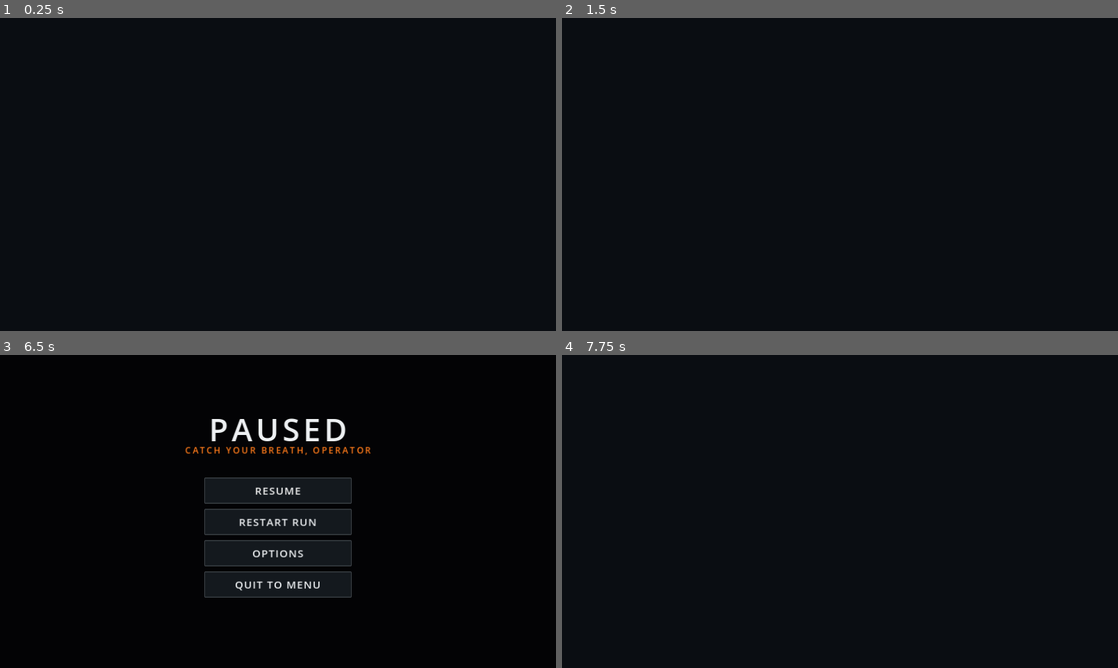
Above: before the commit, frames 1-4 (two rows, left to right).
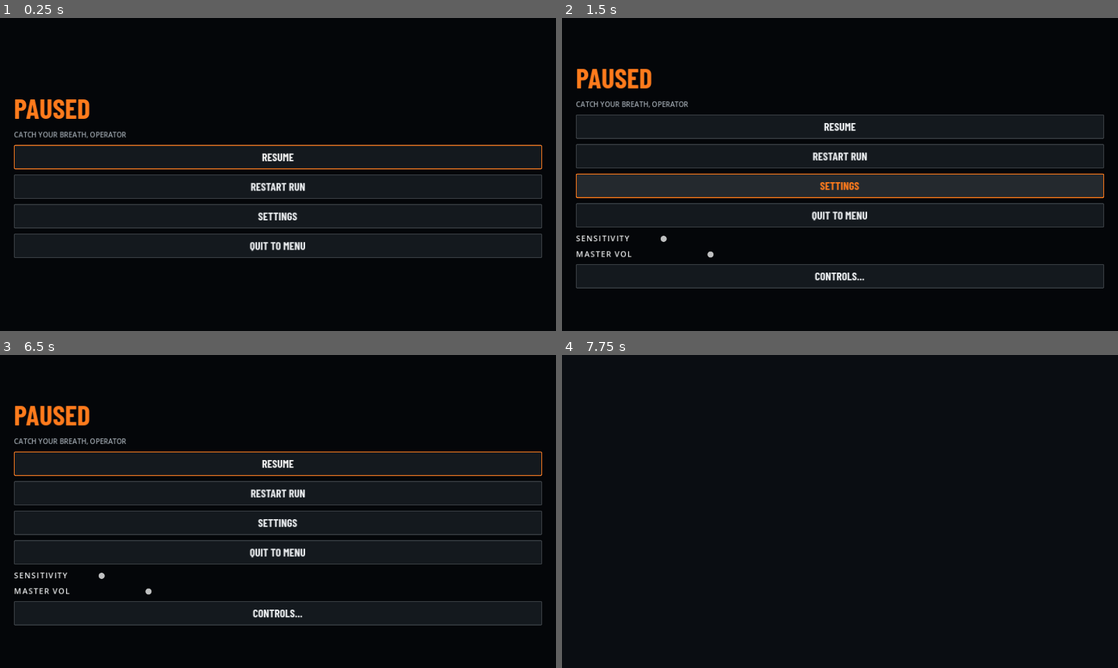
Above: after the commit, the same moments.

Repository: vatherty/FORGEFALL
Game: Godot game, scene res://scenes/ui/pause_menu.tscn
The game is run twice, just before and just after one commit, with the same random seed, the same clock (stepped at 60 frames per second) and the same inputs. This scene is started directly instead of the project's main scene.
Inputs (mouse positions are in pixels of both pictures, inside the frame that each line leads up to):
- Up to frame 1 (0.25 s): no input
- Up to frame 2 (1.5 s): click (840, 155) at 0.5 s, where only the run after the commit has a clickable "RESUME"; click (840, 215) at 1.25 s, where only the run after the commit has a clickable "SETTINGS"
- Up to frame 3 (6.5 s): click (278, 464) at 2 s, where only the run after the commit has a clickable "RESUME"; tap Enter (ui_accept) every 0.75 s from 2.75 to 5.75 s; move the mouse to (400, 495) at 2.77 s; hold D (move_right) 2.78-3.5 s; hold Right mouse button (ads) 2.78-3.5 s; click (400, 495) at 2.92 s; tap Space (jump) at 3.02, 6.02 s; drag from (166, 527) to (250, 574) at 3.52 s; move the mouse to (333, 442) at 4.27 s; press the mouse at (333, 442) at 4.28 s; hold D (move_right) 4.28-5 s; release the mouse at (333, 442) at 5 s; drag from (250, 574) to (111, 464) at 5.02 s; move the mouse to (444, 558) at 5.77 s; hold A (move_left) from 5.78 s (still down); hold F (interact) from 5.78 s (still down); click (444, 558) at 5.92 s; tap Escape (pause) at 6.4 s
- Up to frame 4 (7.75 s): release A (move_left) at 6.5 s; release F (interact) at 6.5 s; click "RESUME" at 6.5 s; tap Enter (ui_accept) at 7.25 s; drag from (673, 464) to (756, 433) at 7.27 s

The runs differ from the first frame. In frame 1, 3.7% of the frame differs, in the area x 2-98%, y 26-77%; in frame 2, 12%; in frame 3, 35%, in the area x 2-98%, y 16-87%; in frame 4, nothing differs.

Commit message:
FORGEFALL v0.6.2 source sync: scripts/ui/pause_menu.gd

Diff:
--- a/scripts/ui/pause_menu.gd
+++ b/scripts/ui/pause_menu.gd
@@ -16,64 +16,51 @@
 	add_to_group("pause_menu")
 	process_mode = Node.PROCESS_MODE_ALWAYS
 	set_anchors_preset(Control.PRESET_FULL_RECT)
-	visible = false
+	visible = true
 	_build()
 
 
 func _build() -> void:
 	var dim := ColorRect.new()
-	dim.set_anchors_preset(Control.PRESET_FULL_RECT)
-	dim.color = Color(0.0, 0.0, 0.0, 0.72)
+	dim.set_anchors_and_offsets_preset(Control.PRESET_FULL_RECT)
+	dim.color = Color(0.015, 0.025, 0.035, 0.95)
 	add_child(dim)
-
-	var title := Label.new()
-	title.set_anchors_preset(Control.PRESET_CENTER_TOP)
-	title.offset_left = -400
-	title.offset_right = 400
-	title.offset_top = 120
-	title.offset_bottom = 200
-	title.horizontal_alignment = HORIZONTAL_ALIGNMENT_CENTER
-	title.text = "PAUSED"
-	StencilStyle.apply_title(title, 72, StencilStyle.TEXT, 8)
-	add_child(title)
-
-	var sub := Label.new()
-	sub.set_anchors_preset(Control.PRESET_CENTER_TOP)
-	sub.offset_left = -400
-	sub.offset_right = 400
-	sub.offset_top = 205
-	sub.offset_bottom = 240
-	sub.horizontal_alignment = HORIZONTAL_ALIGNMENT_CENTER
-	StencilStyle.apply_body(sub, 20, StencilStyle.ORANGE, 4)
-	sub.text = "CATCH YOUR BREATH, OPERATOR"
-	sub.mouse_filter = Control.MOUSE_FILTER_IGNORE
-	add_child(sub)
-
+	var margin := MarginContainer.new()
+	margin.set_anchors_and_offsets_preset(Control.PRESET_FULL_RECT)
+	for edge in ["left", "right", "top", "bottom"]:
+		margin.add_theme_constant_override("margin_" + edge, 32)
+	add_child(margin)
+	var scroll := ScrollContainer.new()
+	scroll.horizontal_scroll_mode = ScrollContainer.SCROLL_MODE_DISABLED
+	margin.add_child(scroll)
 	var buttons := VBoxContainer.new()
-	buttons.set_anchors_preset(Control.PRESET_CENTER)
-	buttons.offset_left = -170
-	buttons.offset_right = 170
-	buttons.offset_top = -80
-	buttons.offset_bottom = 200
+	buttons.size_flags_horizontal = Control.SIZE_EXPAND_FILL
+	buttons.size_flags_vertical = Control.SIZE_EXPAND_FILL
 	buttons.alignment = BoxContainer.ALIGNMENT_CENTER
 	buttons.add_theme_constant_override("separation", 12)
-	add_child(buttons)
-
-	var resume := _menu_button("RESUME")
-	_resume_button = resume
-	resume.pressed.connect(toggle_pause)
-	buttons.add_child(resume)
+	scroll.add_child(buttons)
+	var title := Label.new()
+	title.text = "PAUSED"
+	title.add_theme_font_override("font", preload("res://assets/ui/fonts/BarlowCondensed-Bold.ttf"))
+	title.add_theme_font_size_override("font_size", 64)
+	title.add_theme_color_override("font_color", StencilStyle.ORANGE)
+	buttons.add_child(title)
+	var sub := Label.new()
+	sub.text = "CATCH YOUR BREATH, OPERATOR"
+	sub.add_theme_color_override("font_color", StencilStyle.TEXT_DIM)
+	buttons.add_child(sub)
+	_resume_button = _menu_button("RESUME")
+	_resume_button.pressed.connect(toggle_pause)
+	buttons.add_child(_resume_button)
 	var restart := _menu_button("RESTART RUN")
 	restart.pressed.connect(_on_restart)
 	buttons.add_child(restart)
-	var options := _menu_button("OPTIONS")
+	var options := _menu_button("SETTINGS")
 	options.pressed.connect(_on_options)
 	buttons.add_child(options)
 	var quit := _menu_button("QUIT TO MENU")
 	quit.pressed.connect(_on_quit_to_menu)
 	buttons.add_child(quit)
-
-	# Quick options: sensitivity + master volume, collapsed by default.
 	_options_box = VBoxContainer.new()
 	_options_box.visible = false
 	_options_box.add_theme_constant_override("separation", 8)
@@ -81,19 +68,21 @@
 	_sens = _slider_row("SENSITIVITY", 0.5, 3.0, 0.05, _read_setting("sensitivity", 1.0))
 	_master = _slider_row("MASTER VOL", 0.0, 1.0, 0.01, _read_setting("master_vol", 0.9))
 	_master.value_changed.connect(_on_master_vol)
-	# CONTROLS (v0.6.1): full keyboard + gamepad remapping, reachable
-	# from pause so a Deck player never needs the main menu mid-run.
 	var controls := _menu_button("CONTROLS...")
 	controls.pressed.connect(_on_controls)
 	_options_box.add_child(controls)
+	_resume_button.grab_focus()
 
 
 func _menu_button(text: String) -> Button:
 	var b := Button.new()
 	b.text = text
-	b.custom_minimum_size = Vector2(340, 60)
+	b.custom_minimum_size = Vector2(0, 56)
+	b.size_flags_horizontal = Control.SIZE_EXPAND_FILL
 	StencilStyle.style_button(b)
-	b.add_theme_font_size_override("font_size", 24)
+	b.add_theme_font_override("font", preload("res://assets/ui/fonts/BarlowCondensed-Bold.ttf"))
+	b.add_theme_font_size_override("font_size", 26)
+	b.add_theme_stylebox_override("focus", StencilStyle.panel(Color(0, 0, 0, 0), StencilStyle.ORANGE, 2))
 	return b
 
 
@@ -128,14 +117,13 @@
 
 
 func toggle_pause() -> void:
-	if get_tree().paused:
-		get_tree().paused = false
-		visible = false
+	var main := get_tree().get_first_node_in_group("game_root")
+	if main != null and main.has_method("resume"):
+		main.resume()
 	else:
-		get_tree().paused = true
-		visible = true
-		# Controller: focus RESUME so D-pad + Confirm work with no mouse.
-		if _resume_button != null:
+		get_tree().paused = not get_tree().paused
+		visible = get_tree().paused
+		if visible:
 			_resume_button.grab_focus()
 
 
@@ -169,7 +157,11 @@
 func _on_quit_to_menu() -> void:
 	_click()
 	get_tree().paused = false
-	get_tree().change_scene_to_file("res://scenes/ui/main_menu.tscn")
+	var main := get_tree().get_first_node_in_group("game_root")
+	if main != null and main.has_method("quit_to_menu"):
+		main.quit_to_menu()
+	else:
+		get_tree().change_scene_to_file("res://scenes/main.tscn")
 
 
 func _on_master_vol(v: float) -> void:
